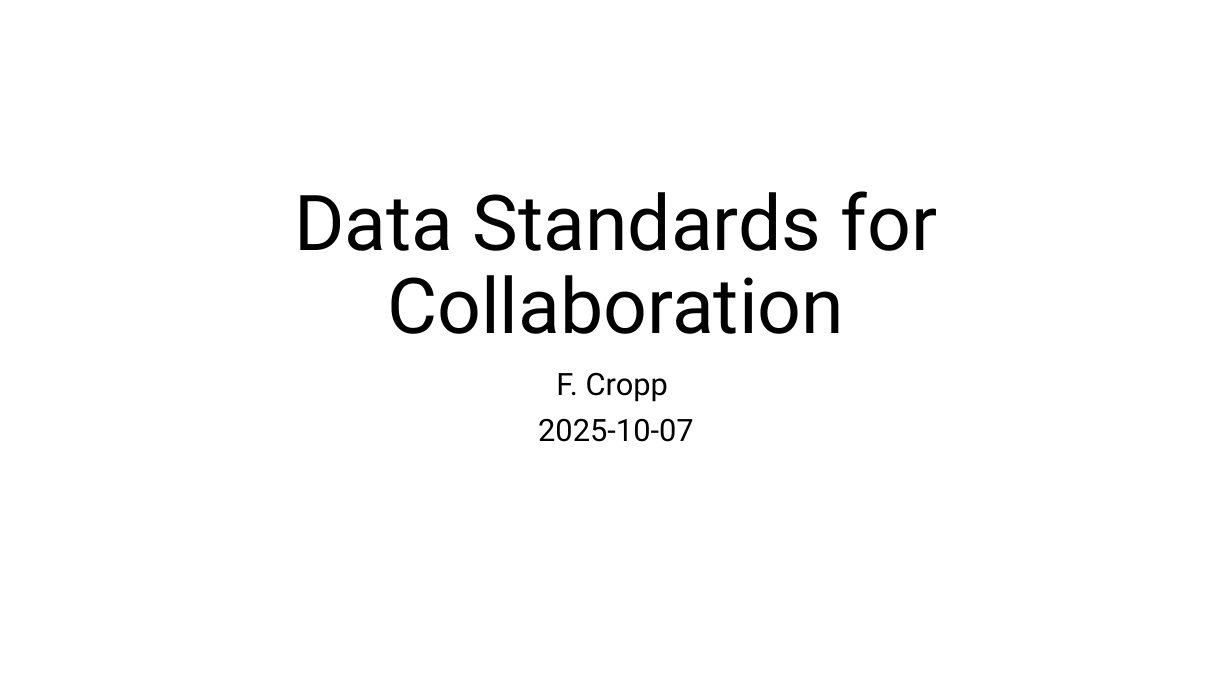
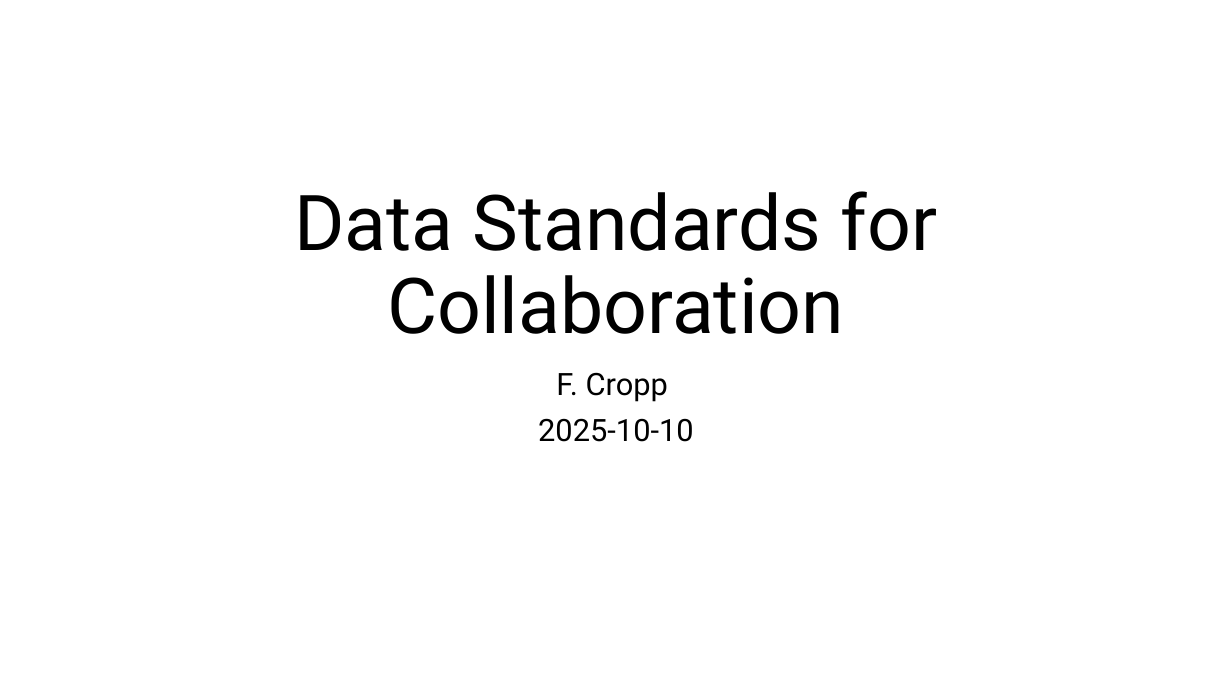
Before and after one commit to ericcropp/Data_Sharing, a slide deck: slide 1 of Data Standards for Collaboration.pptx. Drawn at 1232x693 pixels with LibreOffice and Linux fonts; fonts in the diff are those of the drawing. Boxes give left, top, right and bottom in pixels: in the first picture for what was removed or moved away, otherwise in the second. Text is boxed around its words. In the diff, an @@ line names an element or a change of style, - is before the commit and + after.

```diff
--- a/Data Standards for Collaboration.pptx
+++ b/Data Standards for Collaboration.pptx
@@ subtitle at <box>538,418,693,442</box>: text changed @@
-2025-10-07
+2025-10-10
```
Also in this commit, not shown: 5 other slides changed, 11 other files.
